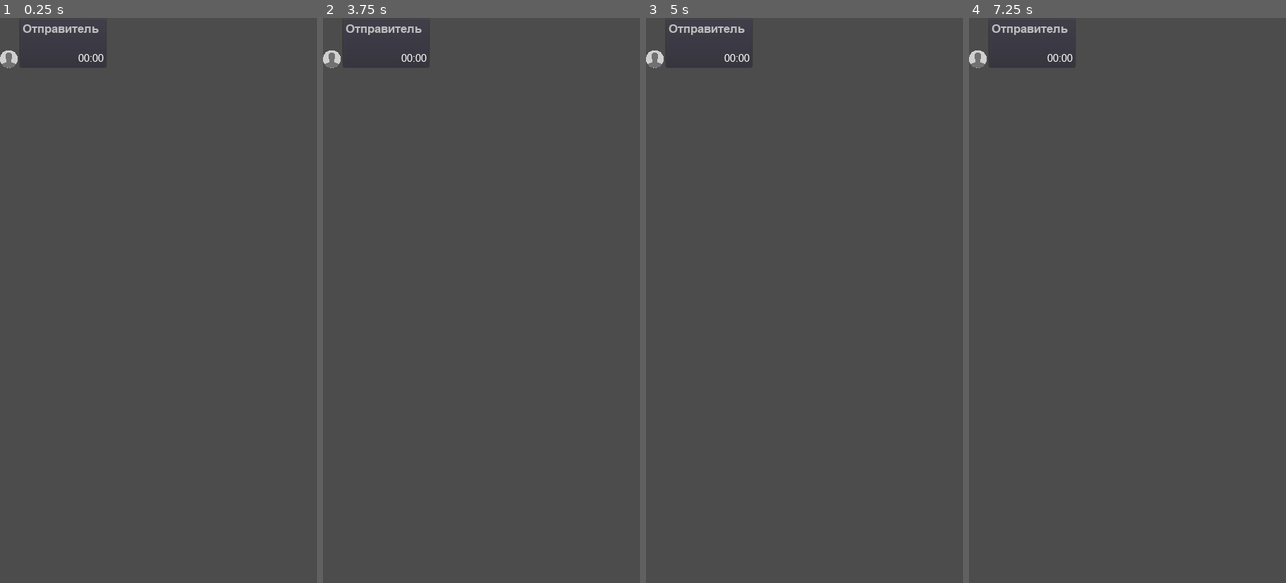
Above: before the commit, frames 1-4 (left to right).
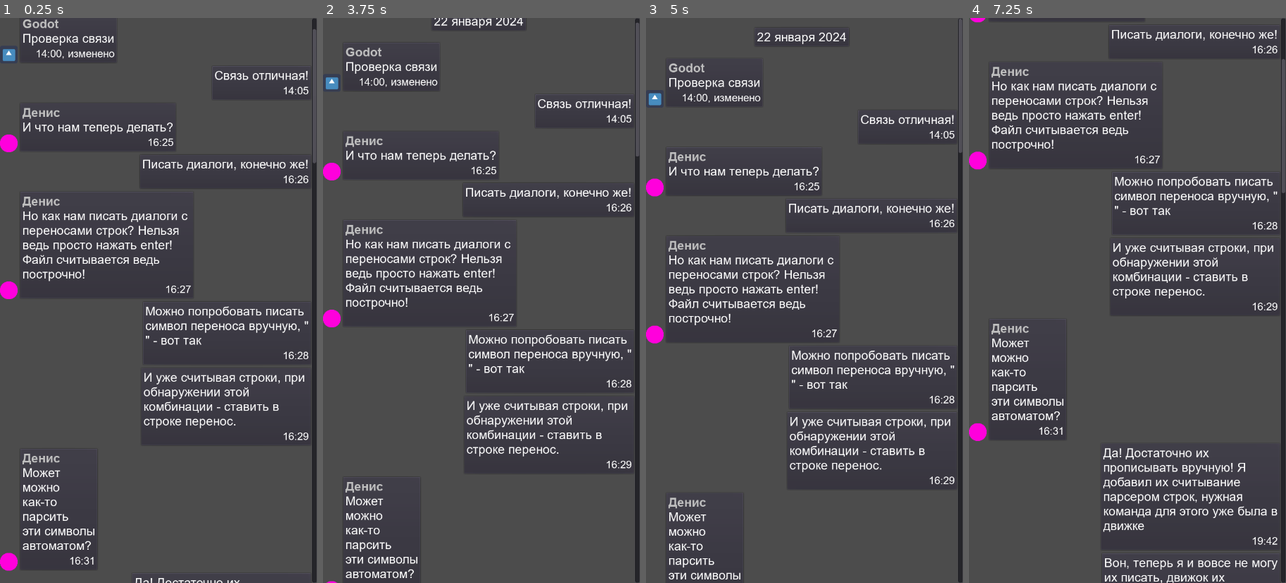
Above: after the commit, the same moments.

Repository: LeshaLukash/The-Chat-Prototype
Game: Godot game, scene res://chat_container.tscn
The game is run twice, just before and just after one commit, with the same random seed, the same clock (stepped at 60 frames per second) and the same inputs. Before the commit the project starts from res://message.tscn.
Inputs (mouse positions are in pixels of both pictures, inside the frame that each line leads up to):
- Up to frame 1 (0.25 s): no input
- Up to frame 2 (3.75 s): click (332, 57) at 0.52 s; click (332, 57) at 1.27 s; click (332, 57) at 2.02 s; tap Enter at 2.75 s; move the mouse to (551, 272) at 2.77 s; click (551, 272) at 2.92 s; tap Space at 3.5 s; drag from (418, 328) to (465, 413) at 3.52 s
- Up to frame 3 (5 s): tap Enter at 4.25 s; move the mouse to (836, 176) at 4.27 s; click (836, 176) at 4.42 s
- Up to frame 4 (7.25 s): tap Space at 5, 6.5 s; drag from (1111, 413) to (1032, 215) at 5.02 s; tap Enter at 5.75 s; move the mouse to (1222, 385) at 5.77 s; click (1222, 385) at 5.92 s; drag from (1032, 215) to (1079, 159) at 6.52 s

The runs differ from the first frame. In frame 1, 7.4% of the frame differs, in the area x 0-100%, y 0-100%; in frame 2, 7.4%; in frame 3, 7.3%; in frame 4, 8.1%.
Error before the commit: Invalid get index 'default' (on base: 'Dictionary'). (res://avatars/avatars_db.gd:42)

Commit message:
Message, ChatContainer
Перенёс механизм расположения сообщений справа/слева на экране в ChatContainer - вариант рабочий.
Удалил старый алгоритм сокрытия имени отправителя и его аватарки в цепочке сообщений от одного автора - алгоритм устарел, нужно переписать

Diff:
--- /dev/null
+++ b/Control.tscn
@@ -0,0 +1,19 @@
+[gd_scene load_steps=2 format=2]
+
+[ext_resource path="res://message.tscn" type="PackedScene" id=1]
+
+[node name="Control" type="Control"]
+anchor_right = 1.0
+anchor_bottom = 1.0
+
+[node name="VBoxContainer" type="VBoxContainer" parent="."]
+anchor_right = 1.0
+anchor_bottom = 1.0
+size_flags_vertical = 0
+
+[node name="Message" parent="VBoxContainer" instance=ExtResource( 1 )]
+margin_left = 477.0
+margin_top = 0.0
+margin_right = 720.0
+margin_bottom = 113.0
+size_flags_horizontal = 8
--- a/chat.tscn
+++ b/chat.tscn
@@ -27,6 +27,7 @@
 
 [node name="ChatContainer" parent="." instance=ExtResource( 1 )]
 margin_top = 65.0
+scroll_vertical = 100
 
 [node name="ChatHeader" parent="." instance=ExtResource( 3 )]
 
--- a/chat_container.gd
+++ b/chat_container.gd
@@ -1,6 +1,6 @@
 tool
 extends ScrollContainer
-# Окно чата
+# ОКНО ЧАТА
 # Это вертикальный список с прокруткой всех добавленых сообщений
 
 const GROUP_MESSAGES_NAME := "messages"
@@ -31,23 +31,27 @@
 		printerr("Файл %s отсутствует!" %file_path)
 		return
 	f.open(file_path, File.READ)
+
 	while f.get_position() < f.get_len():
 		var line = f.get_line()
 
+		# Угловыми скобками в чат вносят панели, отображающие дату отправления
 		if line.begins_with('<') and line.ends_with('>'):
 			add_info_panel(line)
+		# В остальных случаях - перед нами сообщение
 		else:
 			# Считываем строку с параметрами сообщения
-			var msg_params: Array = extract_params(line)
+			var params: Dictionary = extract_params(line)
+
 			# Если параметры не загрузились, или после них нет строки с текстом
-			if msg_params.empty() or f.eof_reached():
+			if params.empty() or f.eof_reached():
 				clear_chat()
 				printerr("Критическая ошибка при чтении %s, чат не загружен!" %file_path)
 				return
 
-			var msg_line: String = f.get_line().c_unescape()
+			params.text = f.get_line().c_unescape()
 			var is_last_msg: bool = f.eof_reached()
-			add_message(msg_line, msg_params, is_last_msg)
+			add_message(params, is_last_msg)
 	f.close()
 
 
@@ -58,46 +62,32 @@
 	info_label_text = info_label_text.trim_suffix('>')
 	info_label.set_text(info_label_text)
 	$MessagesContainer.add_child(info_label)
+	current_sender = ""
+	previous_sender = ""
 
 
 # Добавить в чат сообщение
 var current_sender: String	# Имя отправителя текущего сообщения
 var previous_sender: String	# Имя отправителя предыдущего сообщения
-var msg: Message
-var previous_msg: Message
+var current_msg: Message	# Обрабатываемое сообщение
+var previous_msg: Message	# Обработанное ранее сообщение
 var previous_msg_edited := false
 
-func add_message(text: String, params: Array, is_last_msg := false) -> void:
-	msg = message_scene.instance()
-	msg.add_to_group(GROUP_MESSAGES_NAME)
+func add_message(params: Dictionary, is_last_msg := false) -> void:
+	# Добавляем в ChatContainer незаполненную болванку Message.tscn
+	current_msg = message_scene.instance()
+	# Добавление каждого сообщения в группу упрощает
+	# их массовую обработку (например, удаление)
+	current_msg.add_to_group(GROUP_MESSAGES_NAME)
 
-	# Проверка, является ли автор прошлого сообщения автором текущего сообщения
-	# Если так, то в последующих его сообщениях скрываем имя и аватарку
-	current_sender = params[0]
-	if previous_sender == current_sender:
-		previous_msg.avatar_texture = AvatarsDB.get_avatar("empty")
-		params[0] = ""
-		previous_msg_edited = true
-	elif previous_msg_edited:
-		previous_msg.message_sender = ""
-		previous_msg.update_message()
-		previous_msg.avatar_texture = AvatarsDB.get_avatar(previous_sender)
-		previous_msg_edited = false
-	previous_sender = current_sender
-	previous_msg = msg
+	# Если сообщение нужно сдвинуть вправо
+	if params.place_to_right == true:
+		current_msg.set_h_size_flags(SIZE_SHRINK_END)
+		params.show_avatar = false
+		params.show_sender_name = false
 
-	msg.init_message(text, params)
-	msg.update_message()
-
-	# Если человек последним отправил несколько сообщений подряд - на его последнее сообщение
-	# возвращаем его родную аватарку (без этого будет дефолтной)
-	if is_last_msg:
-		msg.avatar_texture = AvatarsDB.get_avatar(previous_sender)
-
-	$MessagesContainer.add_child(msg)
-	msg.update_margins()
-
-
+	current_msg.init_message(params)
+	$MessagesContainer.add_child(current_msg)
 
 # Удалить все сообщения из чата
 func clear_chat() -> void:
@@ -109,25 +99,28 @@
 		message.queue_free()
 
 
-# Извлечь из строки параметры
-func extract_params(string: String) -> Array:
-	var result := []
+# Извлечь из строки параметры сообщения
+func extract_params(string: String) -> Dictionary:
+	var result := {
+		"sender": "default",
+		"text": "",
+		"time": "",
+		"is_edited": false,
+		"place_to_right": false,
+		"show_sender_name": true,
+		"show_avatar": true
+	}
 
 	var params := string.split(',')
 	# Если строка с параметрами имеет не 4 параметра - сбрасыываем чат
 	if params.size() != PARAMS_COUNT:
 		printerr("Ошибка при чтении строки с параметрами!")
-		return result
+		return {}
 
-	var msg_sender: String = params[0]	#msg_sender - имя отправителя
-	var msg_time: String = params[1] # msg_time - время отправки
-	var is_edited := bool(int(params[2])) # is_edited - метка редактирования сообщения
-	var is_player_reply := bool(int(params[3]))  # is_reply - метка того, кто отправитель
-
-	result.append(msg_sender)
-	result.append(msg_time)
-	result.append(is_edited)
-	result.append(is_player_reply)
+	result.sender = params[0]
+	result.time = params[1]
+	result.is_edited = bool(int(params[2]))
+	result.place_to_right = bool(int(params[3]))
 
 	return result
 
--- a/chat_container.tscn
+++ b/chat_container.tscn
@@ -5,11 +5,19 @@
 [node name="ChatContainer" type="ScrollContainer"]
 anchor_right = 1.0
 anchor_bottom = 1.0
-margin_right = 89.0
+rect_clip_content = false
 scroll_horizontal_enabled = false
+scroll_vertical = 100
 script = ExtResource( 1 )
+__meta__ = {
+"_edit_group_": true
+}
 
 [node name="MessagesContainer" type="VBoxContainer" parent="."]
-margin_right = 797.0
-margin_bottom = 5383.0
+margin_top = -100.0
+margin_right = 708.0
+margin_bottom = 5386.0
+grow_horizontal = 0
+grow_vertical = 0
 size_flags_horizontal = 3
+alignment = 2
--- a/message.gd
+++ b/message.gd
@@ -28,14 +28,12 @@
 
 # Маркер сообщения статусом "изменено"
 export (bool) var is_edited = false setget set_edited
-# Маркер, отображать сообщение слева или справа от края экрана
-export (bool) var place_to_right = false setget set_place_to_right
 # Маркер, скрыть или показать имя отправителя
 export (bool) var show_sender_name = true setget set_show_sender_name
 # Маркер, отображать или скрыть аватарку
 export (bool) var show_avatar = true setget set_show_avatar
 # Текстура аватарки
-export (StreamTexture) var avatar_texture = AvatarsDB.get_avatar("default")
+export (StreamTexture) var avatar_texture
 
 
 # Задать содержимое сообщения
@@ -45,7 +43,6 @@
 	text = params.text
 	time = params.time
 	is_edited = params.is_edited
-	place_to_right = params.place_to_right
 	show_sender_name = params.show_sender_name
 	show_avatar = params.show_avatar
 	update_message()
@@ -140,12 +137,6 @@
 		update_message()
 
 
-func set_place_to_right(value: bool):
-	place_to_right = value
-	if get_node_or_null("TextFormatter") != null:
-		update_message()
-
-
 #################### СИГНАЛЫ ####################
 func _on_Avatar_pressed():
 	print("Аватарка отправителя была нажата")
--- a/message.tscn
+++ b/message.tscn
@@ -6,14 +6,10 @@
 [ext_resource path="res://text_formatter.gd" type="Script" id=4]
 
 [node name="Message" type="MarginContainer"]
-margin_right = 117.0
-margin_bottom = 80.0
 rect_pivot_offset = Vector2( -513, -236 )
-size_flags_vertical = 0
 script = ExtResource( 2 )
 __meta__ = {
-"_edit_group_": true,
-"_edit_lock_": true
+"_edit_group_": true
 }
 avatar_texture = ExtResource( 3 )
 
--- a/project.godot
+++ b/project.godot
@@ -21,7 +21,7 @@
 [application]
 
 config/name="The Chat Prototype"
-run/main_scene="res://message.tscn"
+run/main_scene="res://chat_container.tscn"
 config/icon="res://icon.png"
 
 [autoload]
@@ -35,7 +35,7 @@
 window/size/test_width=450
 window/size/test_height=800
 window/handheld/orientation="portrait"
-window/stretch/mode="2d"
+window/stretch/mode="viewport"
 window/stretch/aspect="keep_width"
 
 [gui]
--- a/side_panel.tscn
+++ b/side_panel.tscn
@@ -13,7 +13,7 @@
 [node name="ColorRect" type="ColorRect" parent="."]
 anchor_right = 1.0
 anchor_bottom = 1.0
-margin_right = -360.0
+margin_right = -189.0
 rect_min_size = Vector2( 360, 1280 )
 
 [node name="VBoxContainer" type="VBoxContainer" parent="ColorRect"]
@@ -21,14 +21,14 @@
 anchor_bottom = 1.0
 
 [node name="MarginContainer3" type="MarginContainer" parent="ColorRect/VBoxContainer"]
-margin_right = 360.0
-margin_bottom = 188.0
+margin_right = 531.0
+margin_bottom = 186.0
 size_flags_vertical = 3
 size_flags_stretch_ratio = 0.22
 
 [node name="AccountButton" type="Button" parent="ColorRect/VBoxContainer/MarginContainer3"]
-margin_right = 360.0
-margin_bottom = 188.0
+margin_right = 531.0
+margin_bottom = 186.0
 text = "Никнейм"
 icon = ExtResource( 2 )
 flat = true
@@ -36,35 +36,35 @@
 
 [node name="ChatButton" type="Button" parent="ColorRect/VBoxContainer"]
 unique_name_in_owner = true
-margin_top = 192.0
-margin_right = 360.0
-margin_bottom = 226.0
+margin_top = 190.0
+margin_right = 531.0
+margin_bottom = 228.0
 text = "Название беседы"
 
 [node name="MarginContainer" type="MarginContainer" parent="ColorRect/VBoxContainer"]
-margin_top = 230.0
-margin_right = 360.0
-margin_bottom = 1088.0
+margin_top = 232.0
+margin_right = 531.0
+margin_bottom = 1081.0
 size_flags_vertical = 3
 
 [node name="OptionsButton" type="Button" parent="ColorRect/VBoxContainer"]
 unique_name_in_owner = true
-margin_top = 1092.0
-margin_right = 360.0
-margin_bottom = 1126.0
+margin_top = 1085.0
+margin_right = 531.0
+margin_bottom = 1123.0
 text = "Настройки"
 
 [node name="AboutButton" type="Button" parent="ColorRect/VBoxContainer"]
 unique_name_in_owner = true
-margin_top = 1130.0
-margin_right = 360.0
-margin_bottom = 1164.0
+margin_top = 1127.0
+margin_right = 531.0
+margin_bottom = 1165.0
 size_flags_stretch_ratio = 2.0
 text = "О нас"
 
 [node name="MarginContainer2" type="MarginContainer" parent="ColorRect/VBoxContainer"]
-margin_top = 1168.0
-margin_right = 360.0
+margin_top = 1169.0
+margin_right = 531.0
 margin_bottom = 1280.0
 size_flags_vertical = 3
 size_flags_stretch_ratio = 0.13
